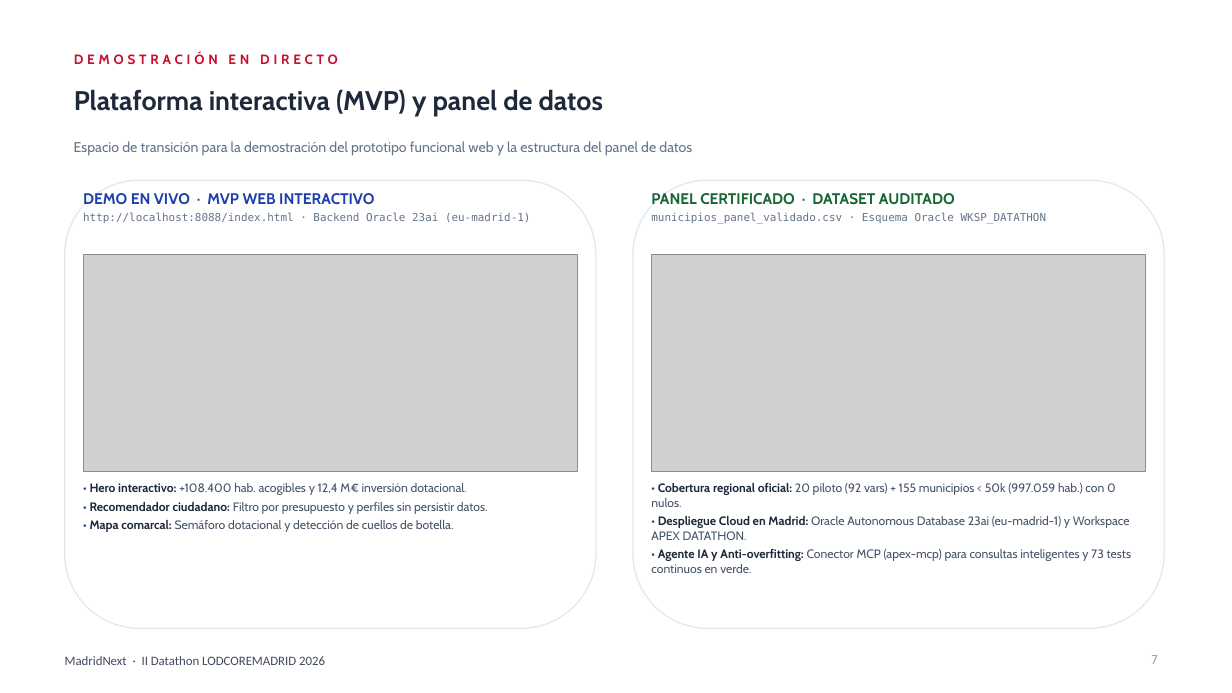
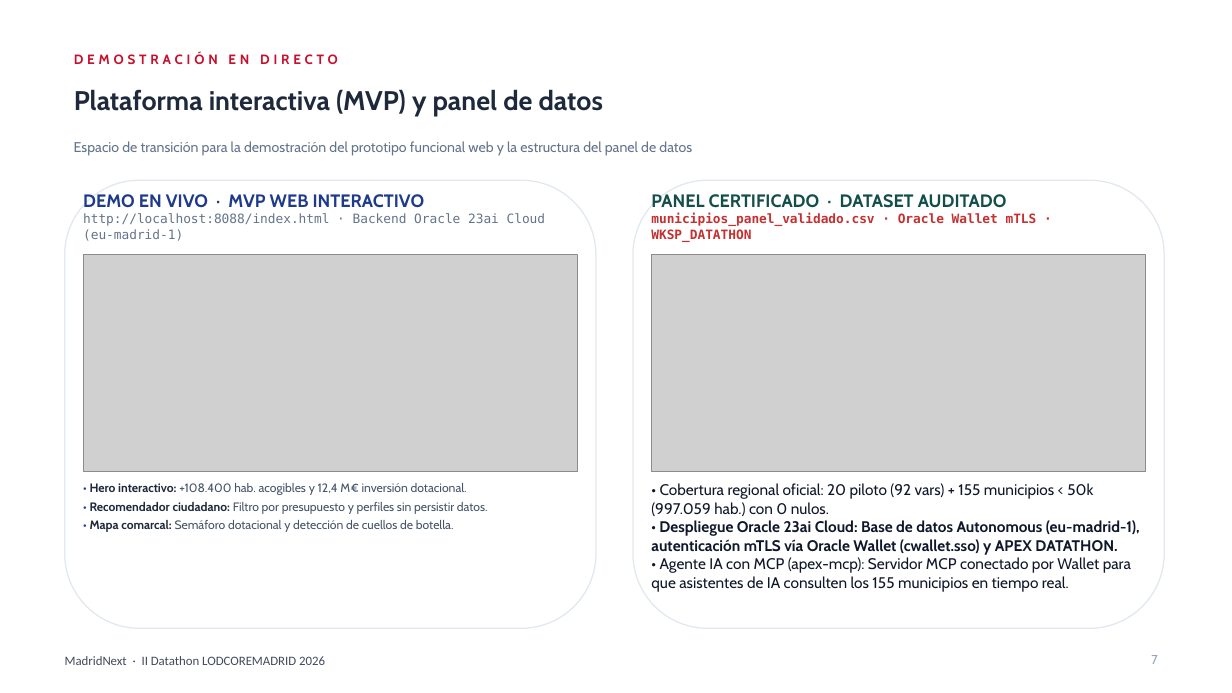
Before and after one commit to AlejandroCuntin/DatathonLodCoreMadrid, a slide deck: slide 7 of presentacion_datathon_oficial.pptx. Drawn at 1232x693 pixels with LibreOffice and Linux fonts; fonts in the diff are those of the drawing; grey boxes stand for pictures. Boxes give left, top, right and bottom in pixels: in the first picture for what was removed or moved away, otherwise in the second. Text is boxed around its words. In the diff, an @@ line names an element or a change of style, - is before the commit and + after.

Commit message:
docs(presentacion): visibiliza Oracle Autonomous 23ai Cloud y Oracle Wallet mTLS en slides 4, 7, 13 y 14

```diff
--- a/presentacion_datathon_oficial.pptx
+++ b/presentacion_datathon_oficial.pptx
@@ text at [83, 194, 425, 208]: size 12 to 14 pt, text colour #1E40AF to #1E3A8A in "DEMO EN VIVO · MVP WEB INTERACTIVO" @@
@@ text at [651, 194, 1007, 208]: size 12 to 14 pt, text colour #166534 to #134E4A in "PANEL CERTIFICADO · DATASET AUDITADO" @@
@@ text at [83, 213, 546, 241]: text changed; size 8.5 to 10 pt @@
-http://localhost:8088/index.html · Backend Oracle 23ai (eu-madrid-1)
+http://localhost:8088/index.html · Backend Oracle 23ai Cloud (eu-madrid-1)
@@ text at [651, 213, 1037, 242]: text changed; size 8.5 to 10 pt; text colour #64748B to #C53030; bold on @@
-municipios_panel_validado.csv · Esquema Oracle WKSP_DATATHON
+municipios_panel_validado.csv · Oracle Wallet mTLS · WKSP_DATATHON
@@ text at [651, 483, 1093, 516]: size 9.5 to 12 pt in "• Cobertura regional oficial: 20 piloto (92 ..."; text colour #166534 to #0F172A in "•"; text colour #1E293B to #0F172A in "Cobertura regional oficial:"; text colour #475569 to #0F172A in "20 piloto (92 vars) + 155 municipios ..."; bold off in "• Cobertura regional oficial:" @@
@@ text at [651, 520, 1140, 592]: text changed; size 9.5 to 12 pt; text colour #475569 to #0F172A; bold on @@
-• Despliegue Cloud en Madrid: Oracle Autonomous Database 23ai (eu-madrid-1) y Workspace APEX DATATHON.
-• Agente IA y Anti-overfitting: Conector MCP (apex-mcp) para consultas inteligentes y 73 tests continuos en verde.
+• Despliegue Oracle 23ai Cloud: Base de datos Autonomous (eu-madrid-1), autenticación mTLS vía Oracle Wallet (cwallet.sso) y APEX DATATHON.
+• Agente IA con MCP (apex-mcp): Servidor MCP conectado por Wallet para que asistentes de IA consulten los 155 municipios en tiempo real.
```
Also in this commit, not shown: 4 other slides changed, 1 other file.
